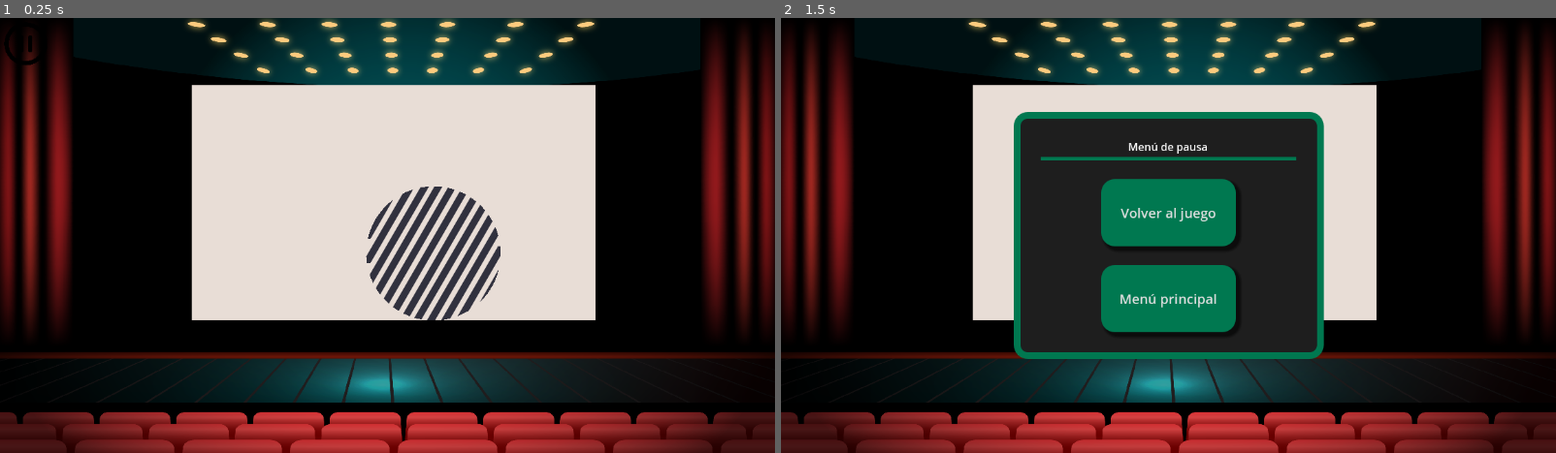
Above: before the commit, frames 1-2 (left to right).
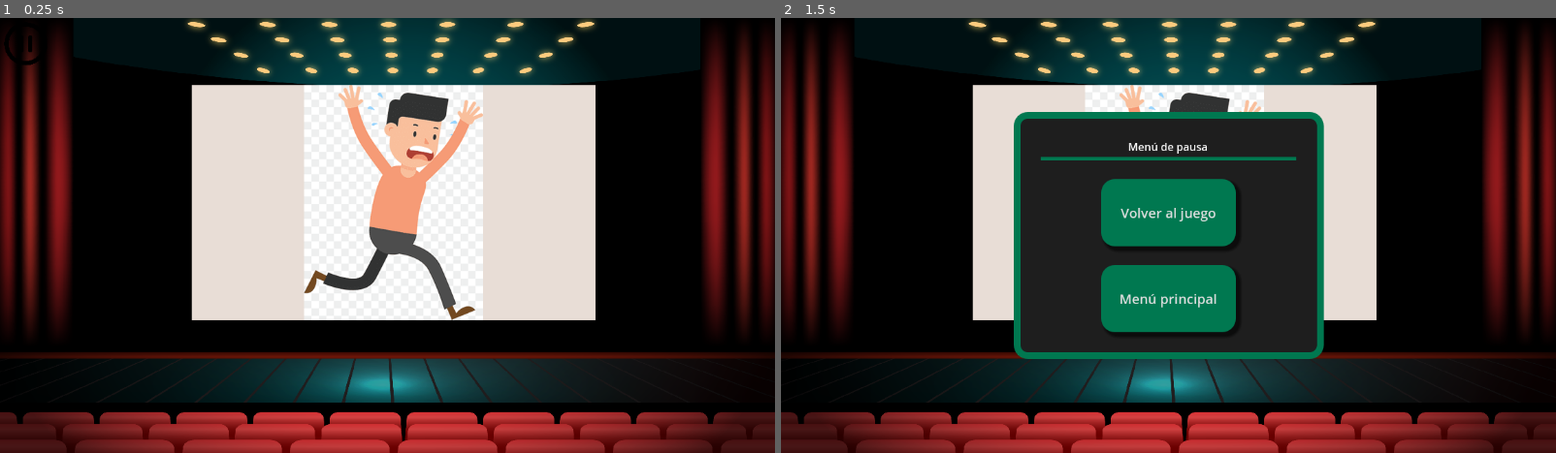
Above: after the commit, the same moments.

Repository: mamRobles/Las_ratas_dan_la_lata
Game: Godot game, scene res://MINI2/Scenes/MINI2.tscn
The game is run twice, just before and just after one commit, with the same random seed, the same clock (stepped at 60 frames per second) and the same inputs. This scene is started directly instead of the project's main scene.
Inputs (mouse positions are in pixels of both pictures, inside the frame that each line leads up to):
- Up to frame 1 (0.25 s): no input
- Up to frame 2 (1.5 s): click (804, 44) at 0.5 s; click "Volver al juego" at 1.25 s

The runs differ from the first frame. In frame 1, 12% of the frame differs, in the area x 39-65%, y 15-70%; in frame 2, 1.3%.

Commit message:
Añadido, pero no arreglado ni limpio ni funcional, multijugador y escenario de jugador y ganadores. Queda comprobar el funcionamiento de todo y por eso hago un commit previo.

Diff:
--- a/MINI2/Scenes/MINI2.tscn
+++ b/MINI2/Scenes/MINI2.tscn
@@ -29,6 +29,23 @@
 wait_time = 50.0
 autostart = true
 
+[node name="jugador1_pos" type="Marker2D" parent="Node2D"]
+position = Vector2(250, 600)
+
+[node name="jugador2_pos" type="Marker2D" parent="Node2D"]
+position = Vector2(500, 600)
+
+[node name="jugador3_pos" type="Marker2D" parent="Node2D"]
+position = Vector2(750, 600)
+
+[node name="jugador4_pos" type="Marker2D" parent="Node2D"]
+position = Vector2(1000, 600)
+
+[node name="mostrar_ganadores" type="Timer" parent="Node2D"]
+wait_time = 3.0
+one_shot = true
+
 [connection signal="hora_del_evento" from="Node2D" to="Node2D/Imagen-mini2" method="_on_node_2d_hora_del_evento"]
 [connection signal="nosfegatu_aparece" from="Node2D/Imagen-mini2" to="Node2D" method="_on_imagenmini_2_nosfegatu_aparece"]
 [connection signal="timeout" from="Node2D/hora_de_la_bestia" to="Node2D/Imagen-mini2" method="_on_hora_de_la_bestia_timeout"]
+[connection signal="timeout" from="Node2D/mostrar_ganadores" to="Node2D" method="_on_mostrar_ganadores_timeout"]
--- /dev/null
+++ b/MINI2/Scenes/ganadores-MINI2.tscn
@@ -0,0 +1,3 @@
+[gd_scene format=3 uid="uid://b5p685ljt82j4"]
+
+[node name="Ganadores-mini2" type="Node"]
--- /dev/null
+++ b/MINI2/Scenes/jugador-MINI2.tscn
@@ -0,0 +1,41 @@
+[gd_scene load_steps=6 format=3 uid="uid://em6dhwdk66wb"]
+
+[ext_resource type="Script" uid="uid://de1muqm6my1ea" path="res://MINI2/Scripts/jugador_mini_2.gd" id="1_sqd4r"]
+[ext_resource type="Texture2D" uid="uid://bwxd258476506" path="res://MINI2/Sprites/ratoncine-enfadado.png" id="2_ayuu8"]
+[ext_resource type="Texture2D" uid="uid://drgfobfmuoqsd" path="res://MINI2/Sprites/ratoncine-cerrar.png" id="3_6d6et"]
+[ext_resource type="Texture2D" uid="uid://dgl3ocffdiq6y" path="res://MINI2/Sprites/ratoncine-default.png" id="4_gefng"]
+
+[sub_resource type="SpriteFrames" id="SpriteFrames_ug73g"]
+animations = [{
+"frames": [{
+"duration": 1.0,
+"texture": ExtResource("2_ayuu8")
+}],
+"loop": true,
+"name": &"cabreado",
+"speed": 5.0
+}, {
+"frames": [{
+"duration": 1.0,
+"texture": ExtResource("3_6d6et")
+}],
+"loop": true,
+"name": &"cerrarojos",
+"speed": 5.0
+}, {
+"frames": [{
+"duration": 1.0,
+"texture": ExtResource("4_gefng")
+}],
+"loop": true,
+"name": &"default",
+"speed": 5.0
+}]
+
+[node name="Jugador-mini2" type="Node2D"]
+script = ExtResource("1_sqd4r")
+
+[node name="AnimatedSprite2D" type="AnimatedSprite2D" parent="."]
+scale = Vector2(0.5, 0.5)
+sprite_frames = SubResource("SpriteFrames_ug73g")
+animation = &"cabreado"
--- /dev/null
+++ b/MINI2/Scenes/variables-MINI2.tscn
@@ -0,0 +1,6 @@
+[gd_scene load_steps=2 format=3 uid="uid://cot3fiqhhgjs5"]
+
+[ext_resource type="Script" uid="uid://dg7s5dgyywk2s" path="res://MINI2/Scripts/variables_mini_2.gd" id="1_2xt13"]
+
+[node name="Variables-mini2" type="Node"]
+script = ExtResource("1_2xt13")
--- a/MINI2/Scripts/Mini2.gd
+++ b/MINI2/Scripts/Mini2.gd
@@ -1,20 +1,63 @@
 extends Node2D
 signal hora_del_evento
 
+var ha_salido:bool = false #ha salido nosfegatu? para parar el process
+@onready var pos1 = $jugador1_pos.global_position
+@onready var pos2 = $jugador2_pos.global_position
+@onready var pos3 = $jugador3_pos.global_position
+@onready var pos4 = $jugador4_pos.global_position
+const escena_jugador = preload("res://MINI2/Scenes/jugador-MINI2.tscn")
+var posiciones : Array
+var jugadores : Array
+# Añadir un jugador al tree
+func add_player(indice):
+	#instanciar escena jugador
+	jugadores.append(escena_jugador.instantiate())
+		#usamos la variable jugador pa no escribir jugadores veintemilveces
+	var jugador = jugadores[-1]
+	# modificar posición, estética (gorritos), inputs
+	jugador.position = posiciones.pop_back() # pposiciones de jugadores
+
+	#TODO: añadir gorritos y colores y esas cosas
+	jugador.id=indice
+	jugador.cerrar_ojos="ui_down{n}".format({"n":indice+1})
+	add_child(jugador)
+
+
+func scare_player(indice):
+	jugadores[indice].asustado=true
+	MINI2.asustados[indice]=true
+	#jugadores[indice].hide()
+
+
 # Called when the node enters the scene tree for the first time.
 func _ready() -> void:
-	pass # Replace with function body.
+	posiciones  = [pos1,pos2,pos3,pos4]
+	for i in range(INICIO.num_jugadores):
+		add_player(i)
+
 
 
 # Called every frame. 'delta' is the elapsed time since the previous frame.
 func _process(delta: float) -> void:
-	if($"Imagen-mini2".sin_evento):
-		$"Imagen-mini2".sin_evento=false
-		#random entre 3 y 6
-		var tiempo:int =(randi()%4)+4
-		await get_tree().create_timer(tiempo).timeout
-		hora_del_evento.emit()
+	if !ha_salido:
+		if($"Imagen-mini2".sin_evento):
+			$"Imagen-mini2".sin_evento=false
+			#random entre 3 y 6
+			var tiempo:int =(randi()%4)+4
+			await get_tree().create_timer(tiempo).timeout
+			hora_del_evento.emit()
+	pass
 
 #qué hacer cuando nosfegatu aparezca
 func _on_imagenmini_2_nosfegatu_aparece() -> void:
-	pass # Replace with function body.
+	ha_salido=true
+	await get_tree().create_timer(0.5).timeout
+	for i in range(INICIO.num_jugadores):
+		if jugadores[i].usec == 0.0:
+			scare_player(i)
+	$mostrar_ganadores.start()
+
+
+func _on_mostrar_ganadores_timeout() -> void:
+	get_tree().change_scene_to_file("res://MINI2/Scenes/ganadores-MINI2.tscn")
--- a/MINI2/Scripts/imagen_mini_2.gd
+++ b/MINI2/Scripts/imagen_mini_2.gd
@@ -37,7 +37,7 @@
 
 	pass
 # Called every frame. 'delta' is the elapsed time since the previous frame.
-func _process(delta: float) -> void:
+func _process(_delta: float) -> void:
 	pass
 
 
--- /dev/null
+++ b/MINI2/Scripts/jugador_mini_2.gd
@@ -0,0 +1,28 @@
+extends Node2D
+
+var cerrar_ojos = "ui_down1"
+var cabreado:bool = false
+var usec=0.0
+var nosfegatu_activo = false
+var id = 1
+# Called when the node enters the scene tree for the first time.
+func _ready() -> void:
+	$AnimatedSprite2D.play("default")
+
+# Called every frame. 'delta' is the elapsed time since the previous frame.
+func _process(delta: float) -> void:
+	if cabreado==false:
+		#Si no se ha cabreado por cerrar los ojos antes de tiempo
+		if Input.is_action_just_pressed(cerrar_ojos):
+			$AnimatedSprite2D.play("cerrarojos")
+			if  nosfegatu_activo:
+				usec =Time.get_ticks_usec()
+			else:
+				#si cerramos los ojos antes de tiempo el jugador se cabrea
+				cabreado =true
+				$AnimatedSprite2D.play("cabreado")
+				await get_tree().create_timer(1).timeout
+				cabreado =false
+				$AnimatedSprite2D.play("default")
+func _on_imagenmini_2_nosfegatu_aparece() -> void:
+	nosfegatu_activo=true
--- /dev/null
+++ b/MINI2/Scripts/variables_mini_2.gd
@@ -0,0 +1,12 @@
+extends Node
+var asustados: Array = [false, false, false, false]
+
+
+# Called when the node enters the scene tree for the first time.
+func _ready() -> void:
+	pass # Replace with function body.
+
+
+# Called every frame. 'delta' is the elapsed time since the previous frame.
+func _process(delta: float) -> void:
+	pass
--- a/project.godot
+++ b/project.godot
@@ -19,6 +19,7 @@
 
 INICIO="*res://Inicio/Scripts/Inicio.gd"
 MINI1="*res://MINI1/Scripts/mini_1.gd"
+MINI2="*res://MINI2/Scenes/variables-MINI2.tscn"
 
 [input]
 
Not shown, added: MINI2/Scripts/jugador_mini_2.gd.uid
Not shown, added: MINI2/Scripts/variables_mini_2.gd.uid
Binary file changed: MINI2/Sprites/MINI2-cine1.png
Binary file changed: MINI2/Sprites/MINI2-cine2.png
Binary file changed: MINI2/Sprites/MINI2-cine3.png
Binary file added: MINI2/Sprites/ratoncine-cerrar.png
Not shown, added: MINI2/Sprites/ratoncine-cerrar.png.import
Binary file added: MINI2/Sprites/ratoncine-default.png
Not shown, added: MINI2/Sprites/ratoncine-default.png.import
Binary file added: MINI2/Sprites/ratoncine-enfadado.png
Not shown, added: MINI2/Sprites/ratoncine-enfadado.png.import
Not shown, added: MINI2/Sprites/MINI2-cine1.png~
(and 2 more such lines)
